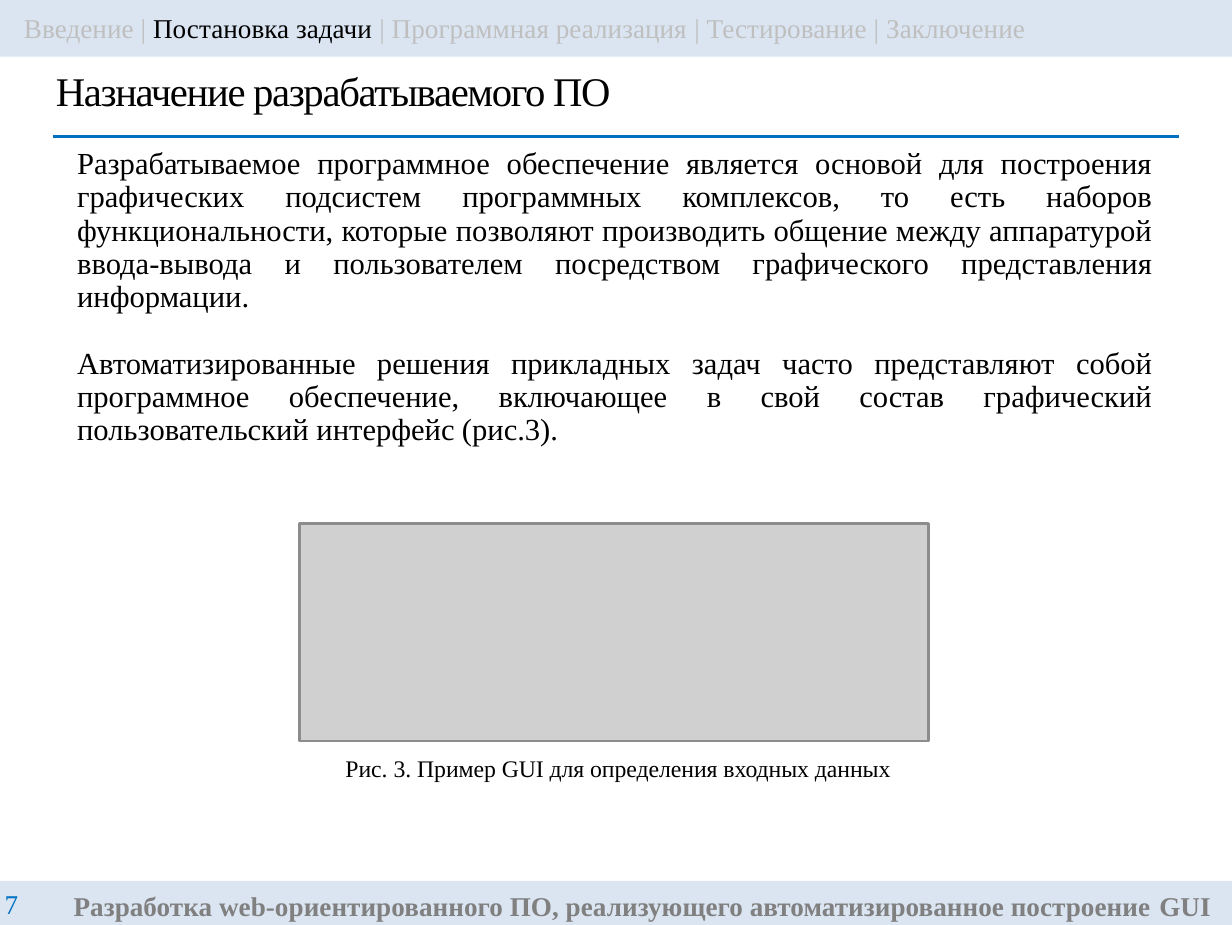
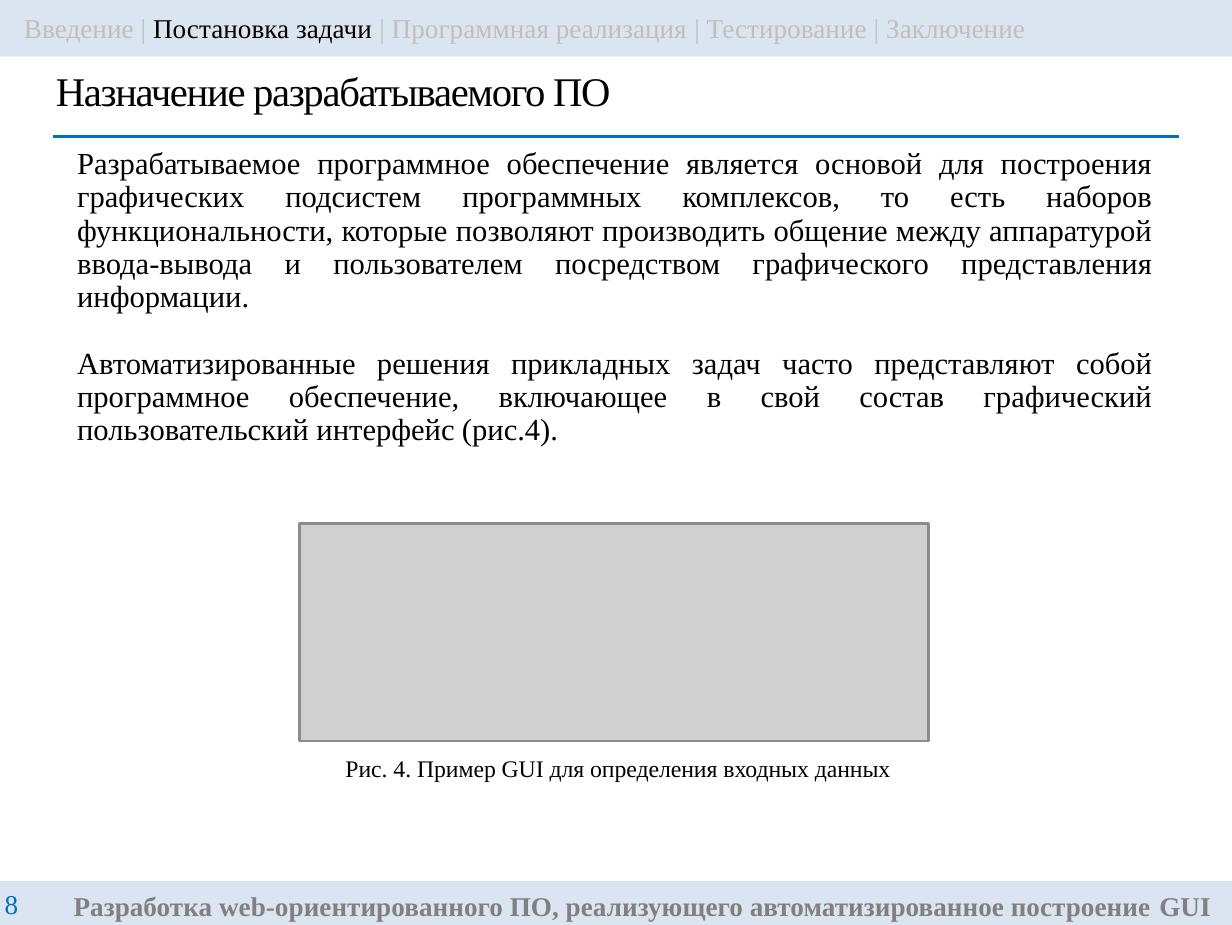
Before and after one commit to ITesserakt/Kodept, a slide deck: slide 8 of 04 - ВКРы/2022-2023 - Разр.библ.функций на языке Python автомат.построения GUI/rndhpc_vkr_pres_gui_2023_83_VasilyanA.pptx (slide 7 before the commit). Drawn at 1232x925 pixels with LibreOffice and Linux fonts; fonts in the diff are those of the drawing; grey boxes stand for pictures. Boxes give left, top, right and bottom in pixels: in the first picture for what was removed or moved away, otherwise in the second. Text is boxed around its words. In the diff, an @@ line names an element or a change of style, - is before the commit and + after.

```diff
--- a/04 - ВКРы/2022-2023 - Разр.библ.функций на языке Python автомат.построения GUI/rndhpc_vkr_pres_gui_2023_83_VasilyanA.pptx
+++ b/04 - ВКРы/2022-2023 - Разр.библ.функций на языке Python автомат.построения GUI/rndhpc_vkr_pres_gui_2023_83_VasilyanA.pptx
@@ text at bbox=[77, 352, 1152, 446]: text changed @@
-Автоматизированные решения прикладных задач часто представляют собой программное обеспечение, включающее в свой состав графический пользовательский интерфейс (рис.3).
+Автоматизированные решения прикладных задач часто представляют собой программное обеспечение, включающее в свой состав графический пользовательский интерфейс (рис.4).
@@ text at bbox=[345, 761, 891, 782]: text changed @@
-Рис. 3. Пример GUI для определения входных данных
+Рис. 4. Пример GUI для определения входных данных
@@ page number at bbox=[5, 896, 19, 915]: text changed @@
-7
+8
```
Also in this commit, not shown: 6 other slides changed, 1 slide added, 4 other files.
